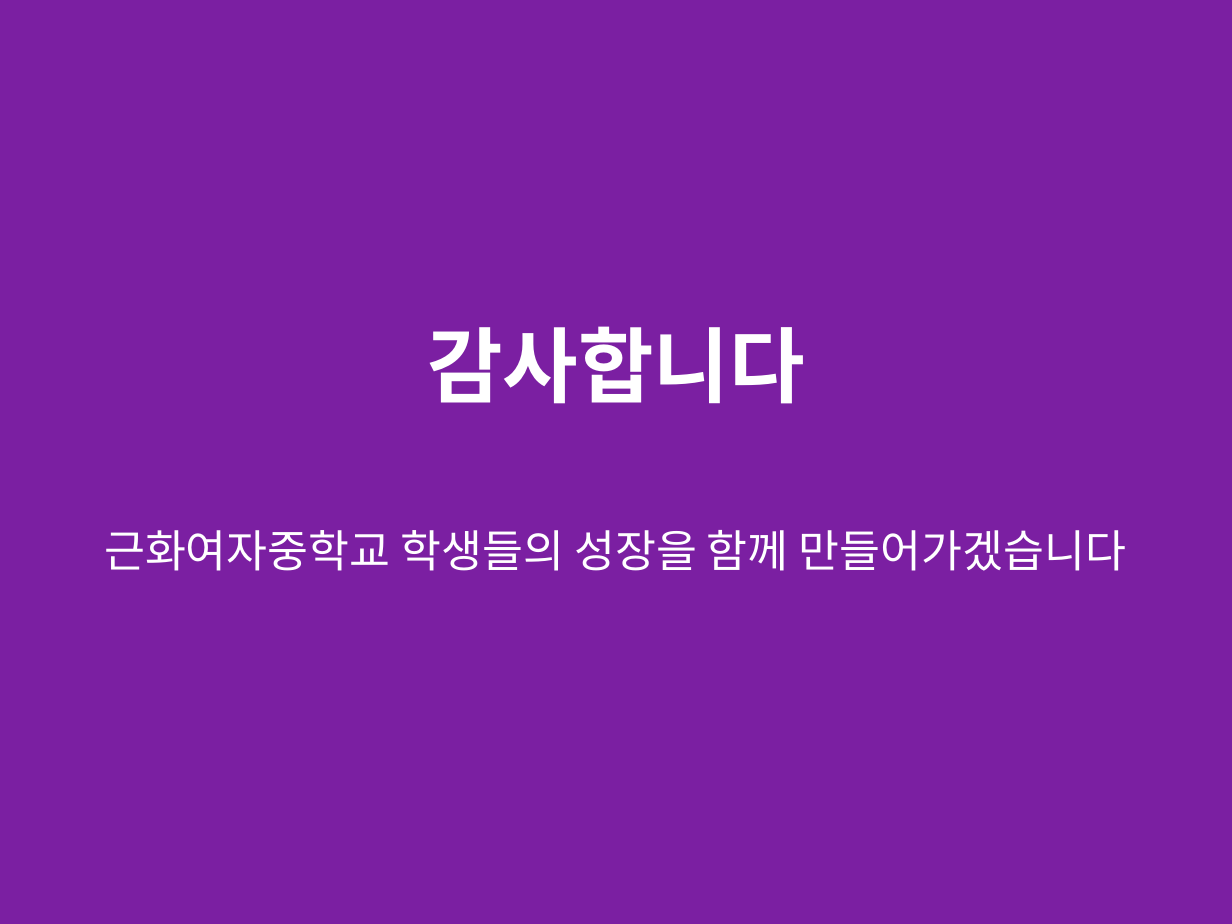
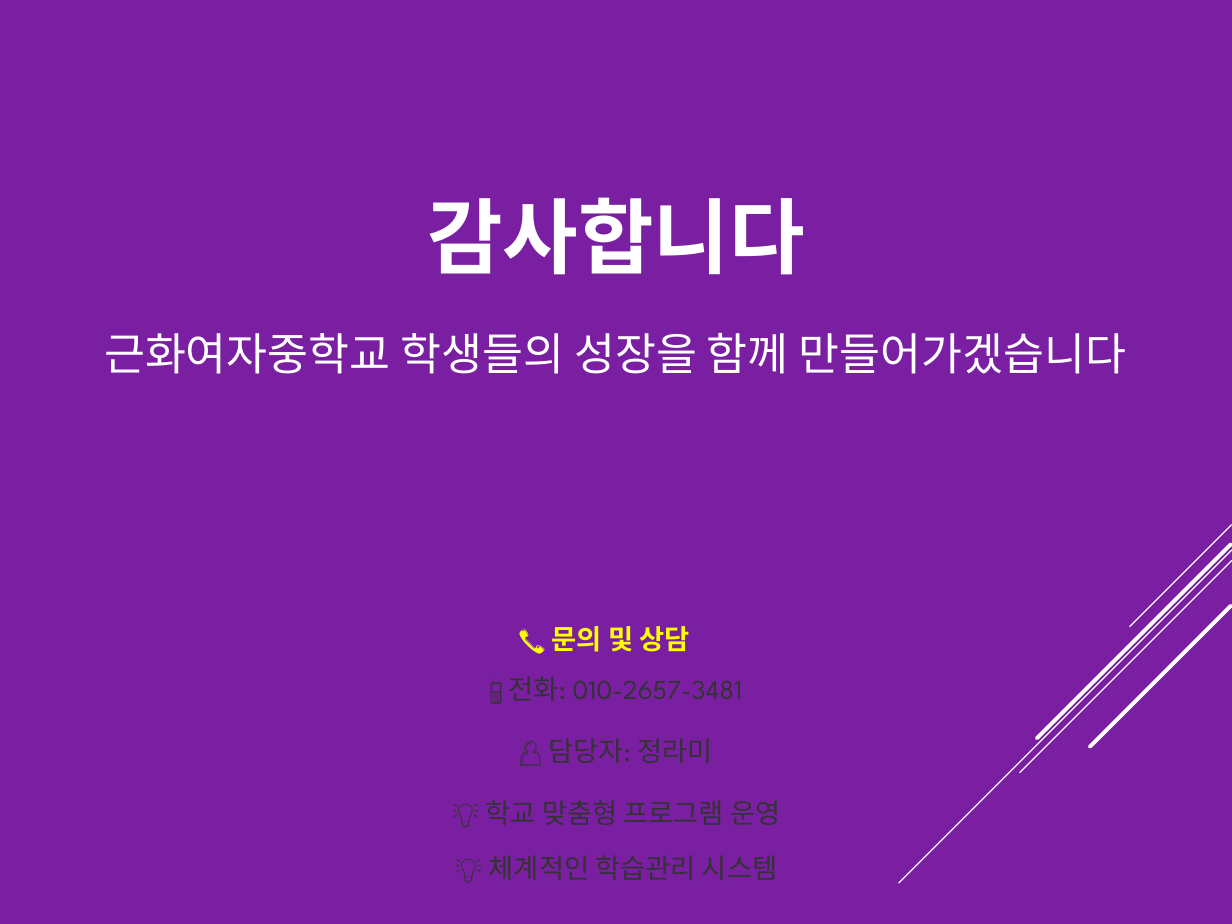
Before and after one commit to da-um3481/da-um-jinro, a slide deck: slide 10 of 근화여자중학교_겨울방학_자기주도학습_프로그램_제안서.pptx (slide 11 before the commit). Drawn at 1232x924 pixels with LibreOffice and Linux fonts; fonts in the diff are those of the drawing. Boxes give left, top, right and bottom in pixels: in the first picture for what was removed or moved away, otherwise in the second. Text is boxed around its words. In the diff, an @@ line names an element or a change of style, - is before the commit and + after.

Commit message:
📊 PPT 제안서 업데이트: 자기주도학습UP 챌린지
[업데이트 내용]
- 프로그램 제목: '자기주도학습UP 챌린지'로 통일
- 제안 개요: 대상, 기간, 목표, 방식 명확화
- 프로그램 필요성: 겨울방학 학습 공백 방지 강조
- 맞춤형 특징: 30일 집중 학습, 1:1 관리
- 학년별 프로그램: 1학년/2학년 구분
- 온라인 학습관리 시스템 활용
- 정기 학습 리포트 제공

[파일 정보]
- 파일명: 근화여자중학교_겨울방학_자기주도학습_프로그램_제안서.pptx
- 크기: 64KB
- 형식: PowerPoint 2007+ (PPTX)

```diff
--- a/근화여자중학교_겨울방학_자기주도학습_프로그램_제안서.pptx
+++ b/근화여자중학교_겨울방학_자기주도학습_프로그램_제안서.pptx
@@ text "감사합니다" moved from (x1=427, y1=326, x2=805, y2=404) to (x1=427, y1=197, x2=805, y2=275) @@
@@ text "감사합니다" at (x1=427, y1=197, x2=805, y2=275): font Calibri to League Spartan @@
@@ text "근화여자중학교 학생들의 성장을 함께 만들어가겠습니다" at (x1=104, y1=333, x2=1126, y2=374): font Calibri to League Spartan @@
@@ text "근화여자중학교 학생들의 성장을 함께 만들어가겠습니다" moved from (x1=104, y1=530, x2=1126, y2=571) to (x1=104, y1=333, x2=1126, y2=374) @@
@@ text added at (x1=552, y1=626, x2=690, y2=652), 16 pt, text #FFFF00, bold @@
+📞 문의 및 상담
@@ group added at (x1=899, y1=525, x2=1232, y2=883): 5 lines @@
@@ text added at (x1=508, y1=676, x2=743, y2=701), 16 pt, text #333333 @@
+📱 전화: 010-2657-3481
@@ text added at (x1=548, y1=738, x2=712, y2=763), 16 pt, text #333333 @@
+👤 담당자: 정라미
@@ text added at (x1=486, y1=800, x2=780, y2=825), 16 pt, text #333333 @@
+💡 학교 맞춤형 프로그램 운영
@@ text added at (x1=489, y1=855, x2=777, y2=880), 16 pt, text #333333 @@
+💡 체계적인 학습관리 시스템
```
Also in this commit, not shown: 9 other slides changed, 1 slide removed.
